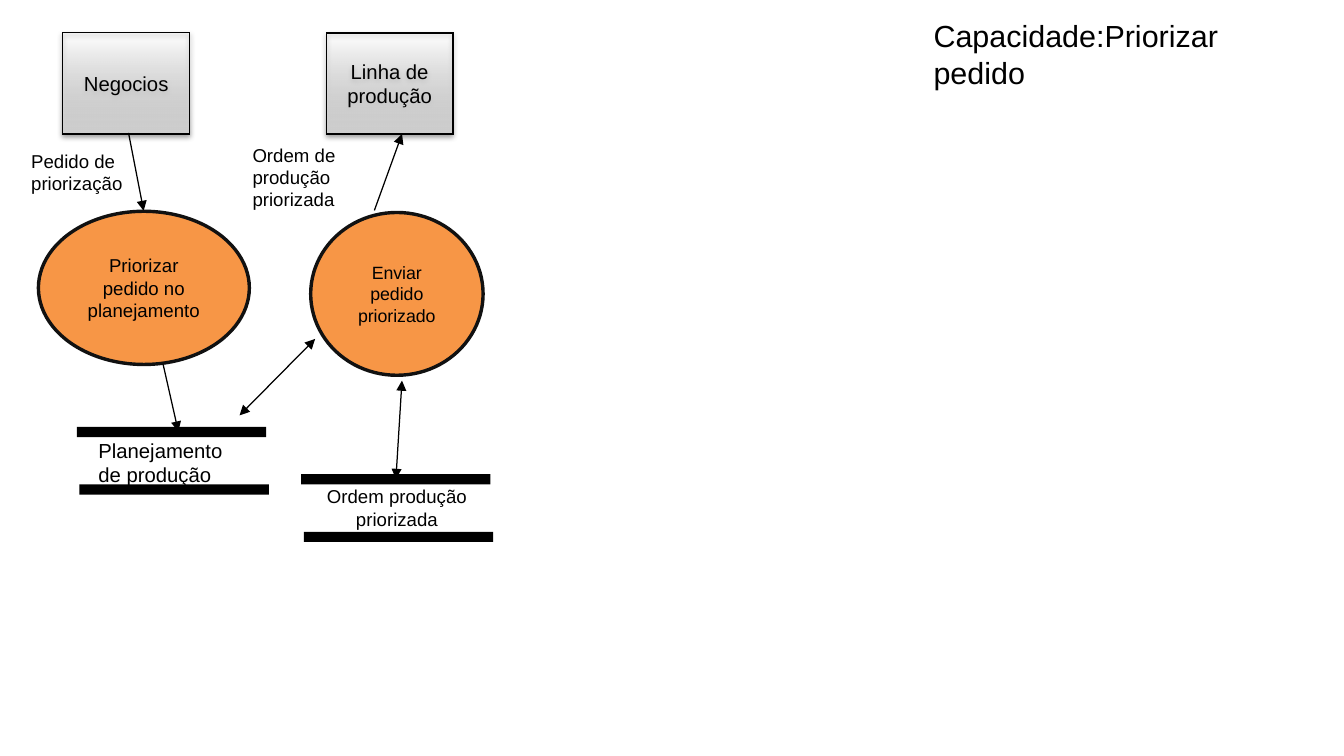
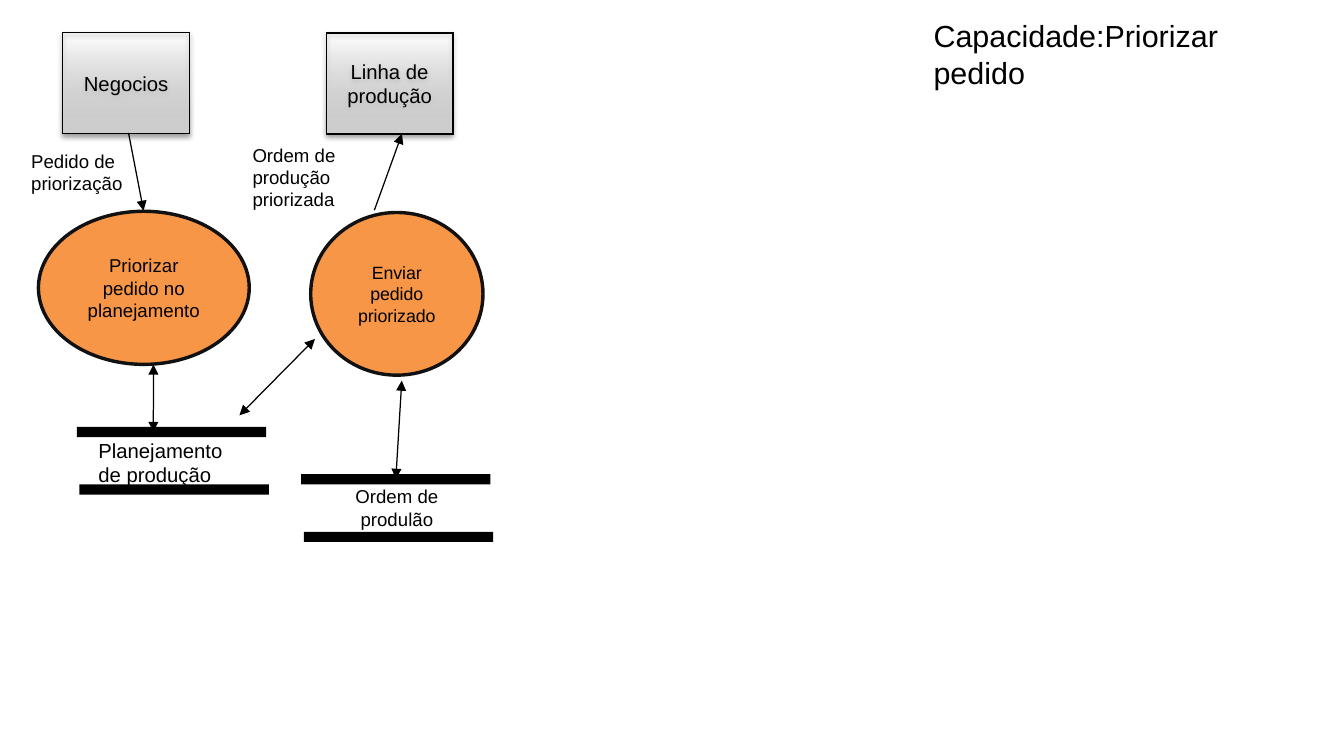
Before and after one commit to lmoraesImpacta/OPE, a slide deck: slide 5 of Artefatos/16-DFD Essencial para cada capacidade.pptx (slide 6 before the commit). Drawn at 1344x756 pixels with LibreOffice and Linux fonts; fonts in the diff are those of the drawing. Boxes give left, top, right and bottom in pixels: in the first picture for what was removed or moved away, otherwise in the second. Text is boxed around its words. In the diff, an @@ line names an element or a change of style, - is before the commit and + after.

```diff
--- a/Artefatos/16-DFD Essencial para cada capacidade.pptx
+++ b/Artefatos/16-DFD Essencial para cada capacidade.pptx
@@ freeform shape at (239, 339, 315, 416): outline redrawn @@
@@ freeform shape: place and size @@
-freeform shape at (163, 365, 178, 432)
+freeform shape at (154, 365, 154, 432)
@@ text at (355, 489, 439, 530): text changed @@
-Ordem produção priorizada
+Ordem de produlão
```
Also in this commit, not shown: 4 other slides changed, 1 slide removed, 2 other files.
